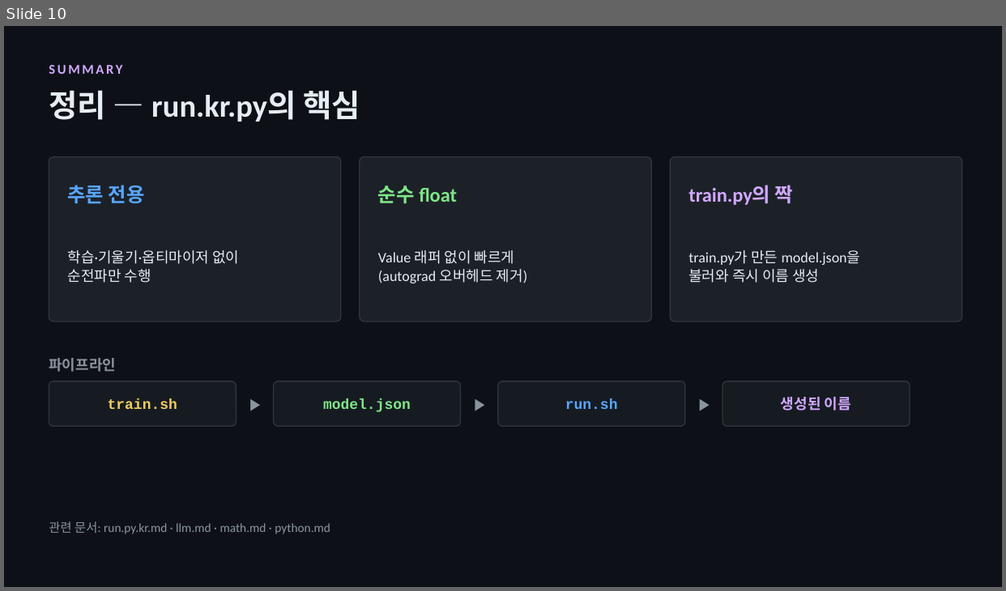
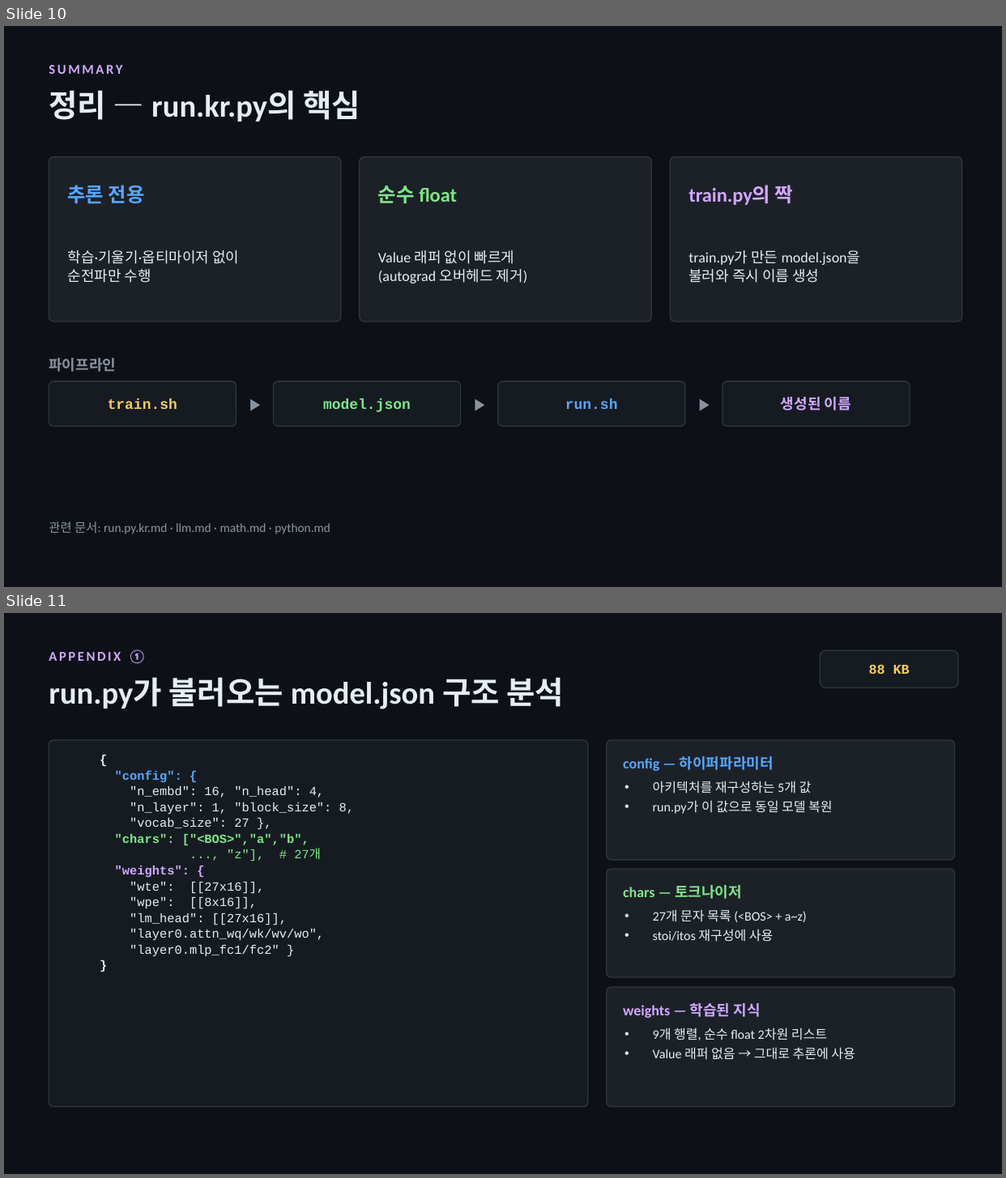
Before and after one commit to chorus96/karpathy-microgpt, a slide deck: persistence/run.kr.py.pptx. Shown one above the other, each under a label of ours: slide 10 before the commit, slides 10 and 11 after it. The pictures are 1006x591 and 1006x1178 pixels, drawn with LibreOffice and Linux fonts; fonts in the diff are those of the drawing. Boxes give left, top, right and bottom in pixels: in the first picture for what was removed or moved away, otherwise in the second. Text is boxed around its words. In the diff, an @@ line names an element or a change of style, - is before the commit and + after.

```diff
--- a/persistence/run.kr.py.pptx
+++ b/persistence/run.kr.py.pptx
@@ slide 11 added at (x1=4, y1=613, x2=1002, y2=1174), background #0D1117 @@
@@ text added at (x1=49, y1=649, x2=146, y2=664), 13 pt, text #D2A8FF, bold @@
+APPENDIX ①
@@ rounded rectangle added at (x1=820, y1=650, x2=958, y2=688), fill #161B22, outline #30363D 1 pt, 13 pt, text #F2CC60, bold @@
+88 KB
@@ text added at (x1=49, y1=677, x2=565, y2=709), 30 pt, text #E6EDF3, bold @@
+run.py가 불러오는 model.json 구조 분석
@@ rounded rectangle added at (x1=49, y1=740, x2=588, y2=1107), fill #161B22, outline #30363D 1 pt @@
@@ rounded rectangle added at (x1=607, y1=740, x2=955, y2=860), fill #1C2128, outline #30363D 1 pt @@
@@ text added at (x1=623, y1=756, x2=774, y2=771), 14 pt, text #58A6FF, bold @@
+config — 하이퍼파라미터
@@ text added at (x1=115, y1=770, x2=354, y2=956), 12 pt, text #E6EDF3 @@
+{
+"config": {
+"n_embd": 16, "n_head": 4,
+"n_layer": 1, "block_size": 8,
+"vocab_size": 27 },
+"chars": ["<BOS>","a","b",
+..., "z"], # 27개
+"weights": {
+"wte": [[27x16]],
+"wpe": [[8x16]],
+"lm_head": [[27x16]],
+"layer0.attn_wq/wk/wv/wo",
+"layer0.mlp_fc1/fc2" }
+}
@@ text added at (x1=653, y1=781, x2=832, y2=814), 12.5 pt, text #E6EDF3 @@
+• 아키텍처를 재구성하는 5개 값
+• run.py가 이 값으로 동일 모델 복원
@@ rounded rectangle added at (x1=607, y1=869, x2=955, y2=977), fill #1C2128, outline #30363D 1 pt @@
@@ text added at (x1=623, y1=885, x2=742, y2=899), 14 pt, text #7EE787, bold @@
+chars — 토크나이저
@@ text added at (x1=653, y1=910, x2=807, y2=942), 12.5 pt, text #E6EDF3 @@
+• 27개 문자 목록 (<BOS> + a~z)
+• stoi/itos 재구성에 사용
@@ rounded rectangle added at (x1=607, y1=987, x2=955, y2=1107), fill #1C2128, outline #30363D 1 pt @@
@@ text added at (x1=623, y1=1003, x2=761, y2=1018), 14 pt, text #D2A8FF, bold @@
+weights — 학습된 지식
@@ text added at (x1=653, y1=1028, x2=854, y2=1060), 12.5 pt, text #E6EDF3 @@
+• 9개 행렬, 순수 float 2차원 리스트
+• Value 래퍼 없음 → 그대로 추론에 사용
```
Also in this commit, not shown: 1 other slide added.
